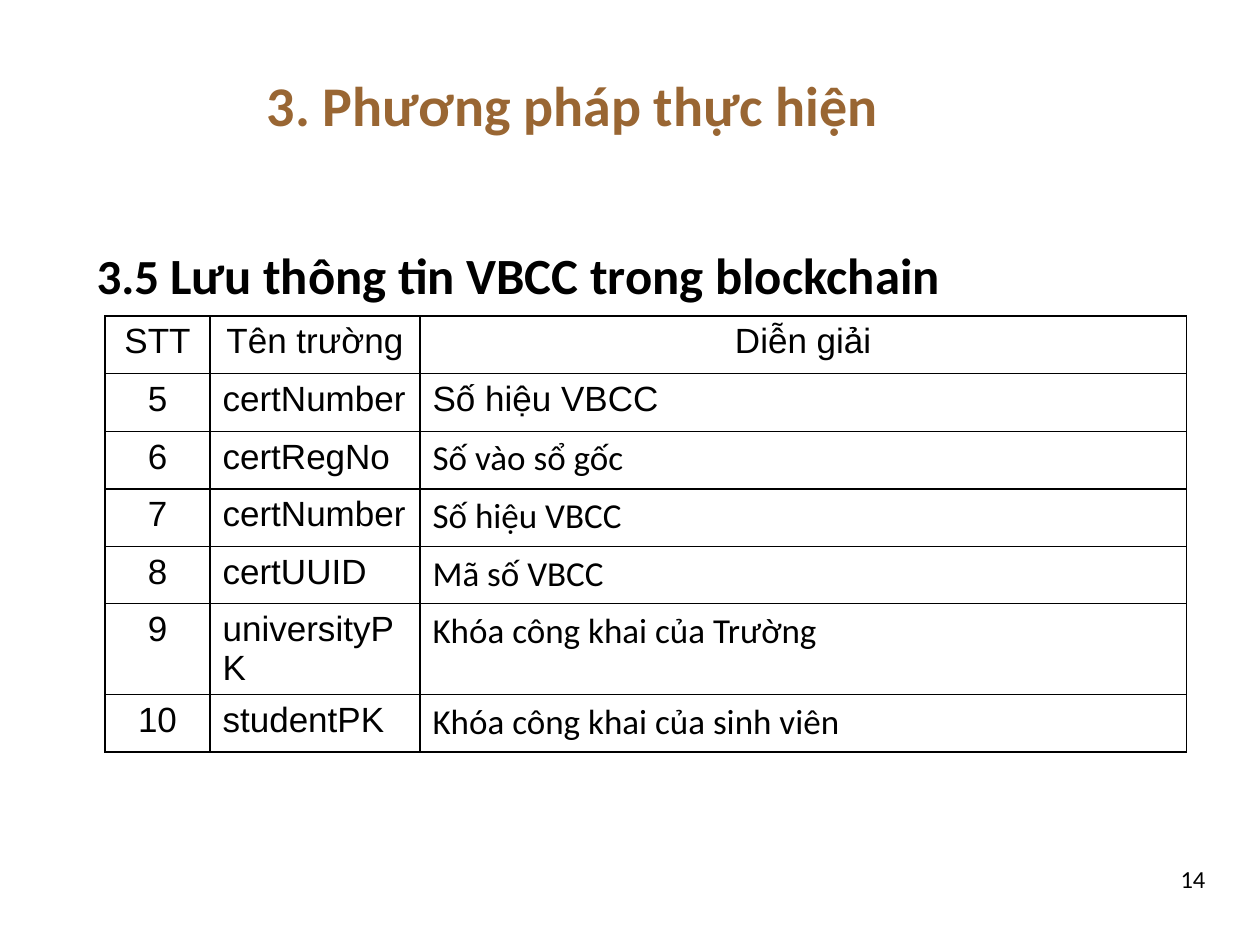
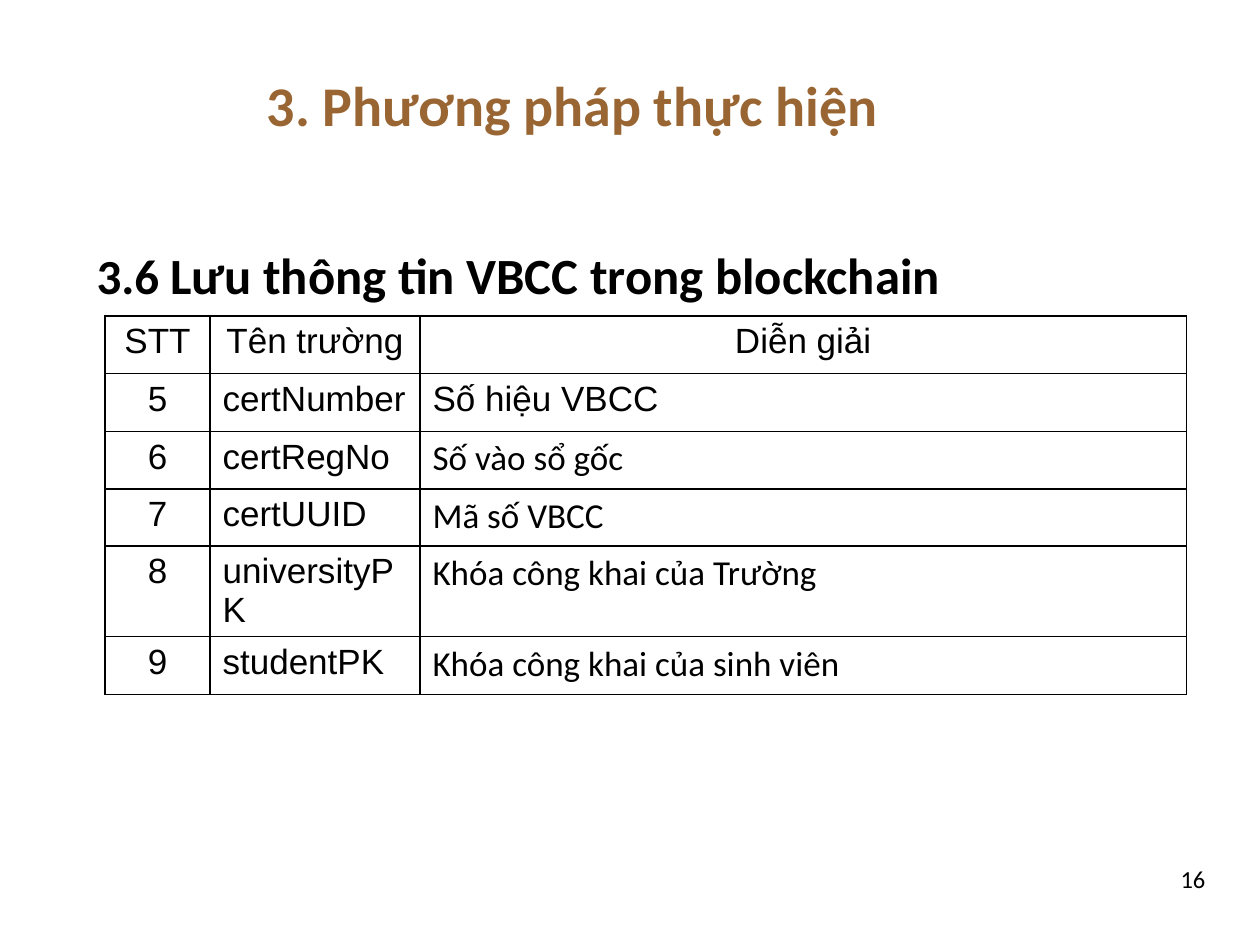
Before and after one commit to dtdungm/blockchain-vbcc, a slide deck: slide 16 of luan_van.pptx (slide 14 before the commit). Drawn at 1260x945 pixels with LibreOffice and Linux fonts; fonts in the diff are those of the drawing; background and template pictures are left out. Boxes give left, top, right and bottom in pixels: in the first picture for what was removed or moved away, otherwise in the second. Text is boxed around its words. In the diff, an @@ line names an element or a change of style, - is before the commit and + after.

Commit message:
update

```diff
--- a/luan_van.pptx
+++ b/luan_van.pptx
@@ text at (x1=97, y1=258, x2=940, y2=303): text changed @@
-      3.5 Lưu thông tin VBCC trong blockchain
+      3.6 Lưu thông tin VBCC trong blockchain
@@ table at (x1=105, y1=316, x2=1186, y2=686) @@
-row 4: 7 | certNumber | Số hiệu VBCC
-row 5: 8 | certUUID | Mã số VBCC
-row 6: 9 | universityPK | Khóa công khai của Trường
-row 7: 10 | studentPK | Khóa công khai của sinh viên
+row 4: 7 | certUUID | Mã số VBCC
+row 5: 8 | universityPK | Khóa công khai của Trường
+row 6: 9 | studentPK | Khóa công khai của sinh viên
@@ page number at (x1=1181, y1=871, x2=1206, y2=888): text changed @@
-14
+16
```
Also in this commit, not shown: 1 other slide changed, 2 slides added.
